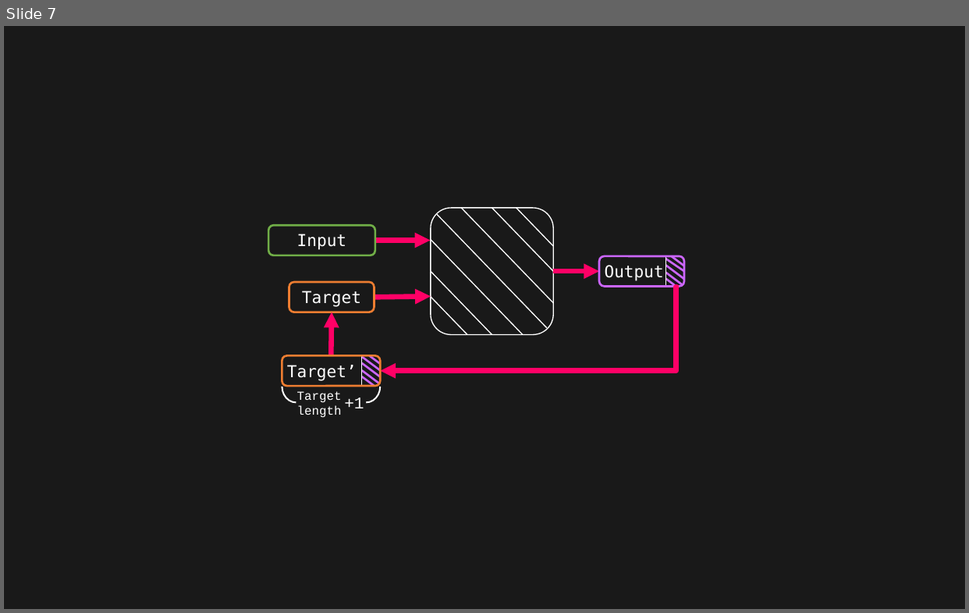
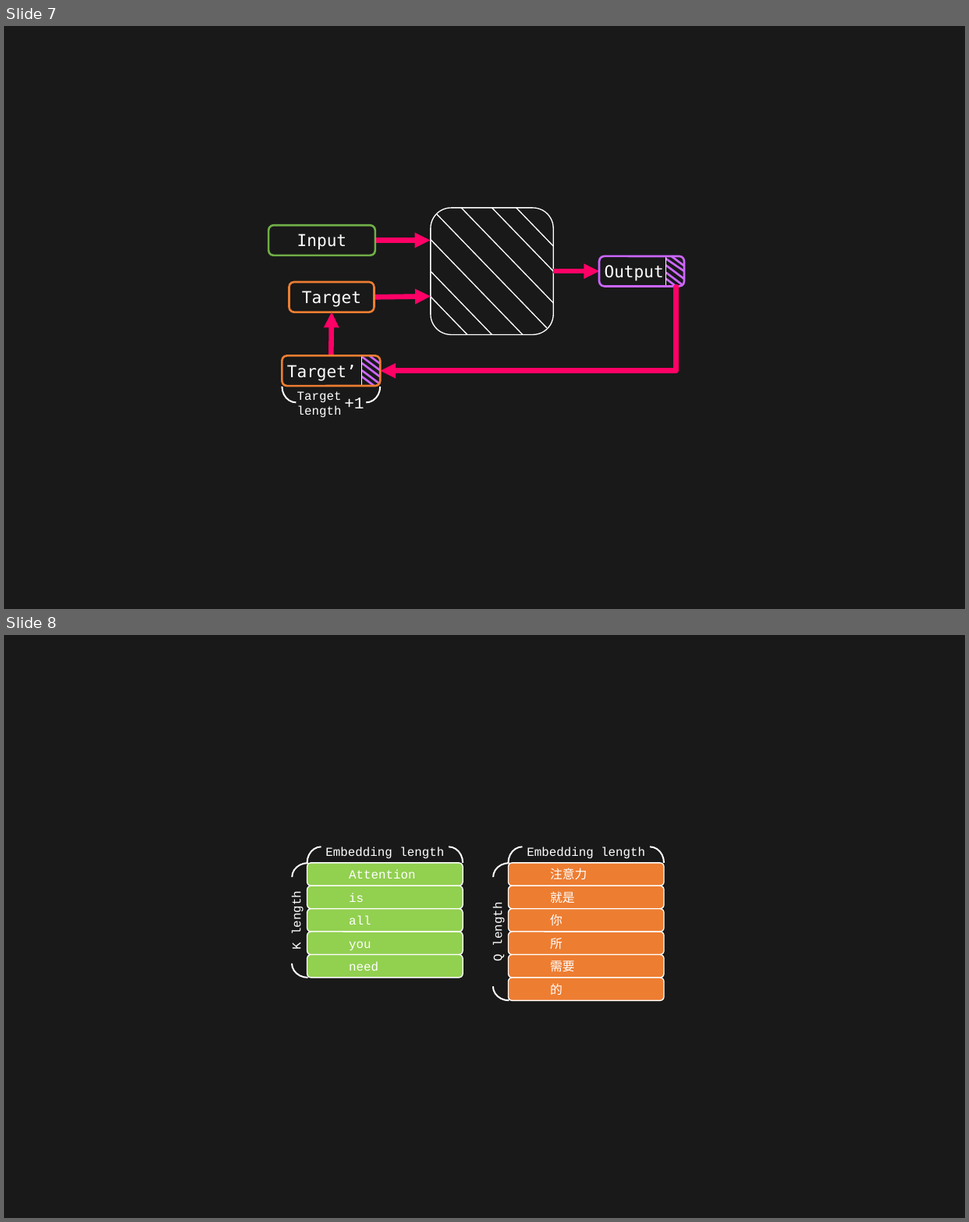
Before and after one commit to toonnyy8/PPT, a slide deck: Attention-is-all-you-need/image.pptx. Shown one above the other, each under a label of ours: slide 7 before the commit, slides 7 and 8 after it. The pictures are 969x613 and 969x1222 pixels, drawn with LibreOffice and Linux fonts; fonts in the diff are those of the drawing. Boxes give left, top, right and bottom in pixels: in the first picture for what was removed or moved away, otherwise in the second. Text is boxed around its words. In the diff, an @@ line names an element or a change of style, - is before the commit and + after.

```diff
--- a/Attention-is-all-you-need/image.pptx
+++ b/Attention-is-all-you-need/image.pptx
@@ slide 8 added at [4, 635, 965, 1218], background #191919 @@
@@ rounded rectangle added at [307, 839, 463, 863], 24 pt, text #FFFFFF @@
+Embedding length
@@ rounded rectangle added at [508, 839, 664, 863], 24 pt, text #FFFFFF @@
+Embedding length
@@ arc (boxed as its full ellipse) added at [292, 863, 324, 891], outline #FFFFFF 3 pt @@
@@ rounded rectangle added at [307, 863, 463, 885], fill #92D050, outline #FFFFFF 2 pt, 24 pt, text #FFFFFF @@
+  Attention
@@ arc (boxed as its full ellipse) added at [307, 846, 336, 879], outline #FFFFFF 3 pt @@
@@ arc (boxed as its full ellipse) added at [435, 846, 463, 879], outline #FFFFFF 3 pt @@
@@ arc (boxed as its full ellipse) added at [493, 863, 525, 891], outline #FFFFFF 3 pt @@
@@ rounded rectangle added at [508, 863, 664, 885], fill #ED7D31, outline #FFFFFF 2 pt, 24 pt, text #FFFFFF @@
+  注意力
@@ arc (boxed as its full ellipse) added at [508, 846, 536, 879], outline #FFFFFF 3 pt @@
@@ arc (boxed as its full ellipse) added at [636, 846, 664, 879], outline #FFFFFF 3 pt @@
@@ rounded rectangle added at [285, 869, 307, 971], 24 pt, text #FFFFFF @@
+K length
@@ rounded rectangle added at [307, 885, 463, 908], fill #92D050, outline #FFFFFF 2 pt, 24 pt, text #FFFFFF @@
+  is
@@ rounded rectangle added at [486, 881, 509, 983], 24 pt, text #FFFFFF @@
+Q length
@@ rounded rectangle added at [508, 885, 664, 908], fill #ED7D31, outline #FFFFFF 2 pt, 24 pt, text #FFFFFF @@
+  就是
@@ rounded rectangle added at [307, 908, 463, 931], fill #92D050, outline #FFFFFF 2 pt, 24 pt, text #FFFFFF @@
+  all
@@ rounded rectangle added at [508, 908, 664, 931], fill #ED7D31, outline #FFFFFF 2 pt, 24 pt, text #FFFFFF @@
+  你
@@ rounded rectangle added at [307, 931, 463, 954], fill #92D050, outline #FFFFFF 2 pt, 24 pt, text #FFFFFF @@
+  you
@@ rounded rectangle added at [508, 931, 664, 954], fill #ED7D31, outline #FFFFFF 2 pt, 24 pt, text #FFFFFF @@
+  所
@@ arc (boxed as its full ellipse) added at [292, 949, 324, 977], outline #FFFFFF 3 pt @@
@@ rounded rectangle added at [307, 954, 463, 977], fill #92D050, outline #FFFFFF 2 pt, 24 pt, text #FFFFFF @@
+  need
@@ rounded rectangle added at [508, 954, 664, 977], fill #ED7D31, outline #FFFFFF 2 pt, 24 pt, text #FFFFFF @@
+  需要
@@ arc (boxed as its full ellipse) added at [493, 972, 525, 1000], outline #FFFFFF 3 pt @@
@@ rounded rectangle added at [508, 977, 664, 1000], fill #ED7D31, outline #FFFFFF 2 pt, 24 pt, text #FFFFFF @@
+  的
```
Also in this commit, not shown: 1 slide changed, 4 other files.
